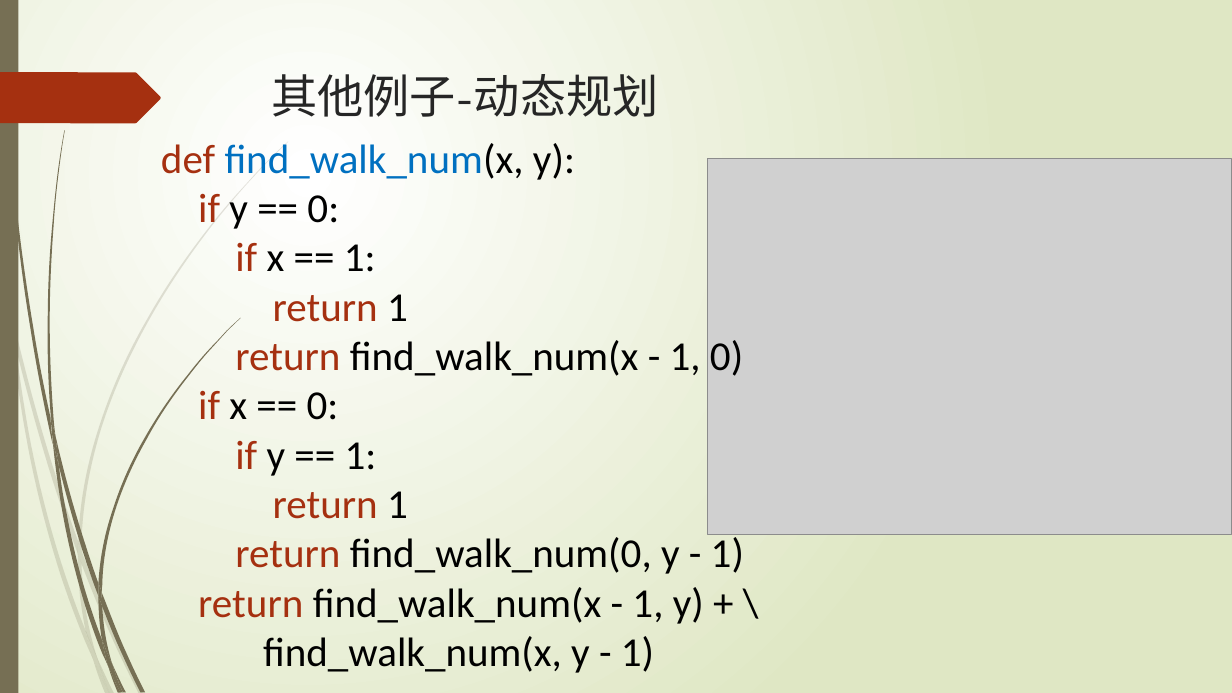
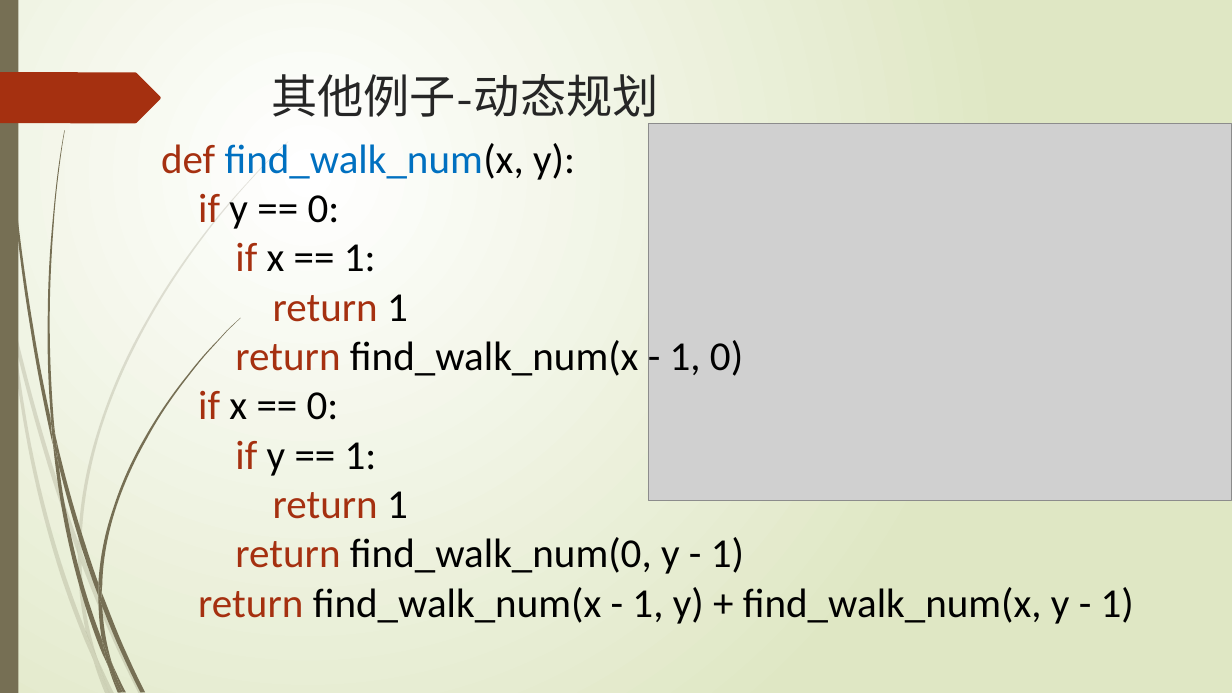
Before and after one commit to hongm32/2020design, a slide deck: slide 19 of 【第10课】递归算法/【第10课】递归算法.pptx (slide 20 before the commit). Drawn at 1232x693 pixels with LibreOffice and Linux fonts; fonts in the diff are those of the drawing; grey boxes stand for pictures. Boxes give left, top, right and bottom in pixels: in the first picture for what was removed or moved away, otherwise in the second. Text is boxed around its words. In the diff, an @@ line names an element or a change of style, - is before the commit and + after.

```diff
--- a/【第10课】递归算法/【第10课】递归算法.pptx
+++ b/【第10课】递归算法/【第10课】递归算法.pptx
@@ picture: place and size @@
-picture at (708, 158, 1232, 535)
+picture at (649, 123, 1232, 500)
@@ text at (198, 587, 1134, 624): text changed @@
-return find_walk_num(x - 1, y) + \
-find_walk_num(x, y - 1)
+return find_walk_num(x - 1, y) + find_walk_num(x, y - 1)
```
Also in this commit, not shown: 5 other slides changed, 1 slide removed, 6 other files.
